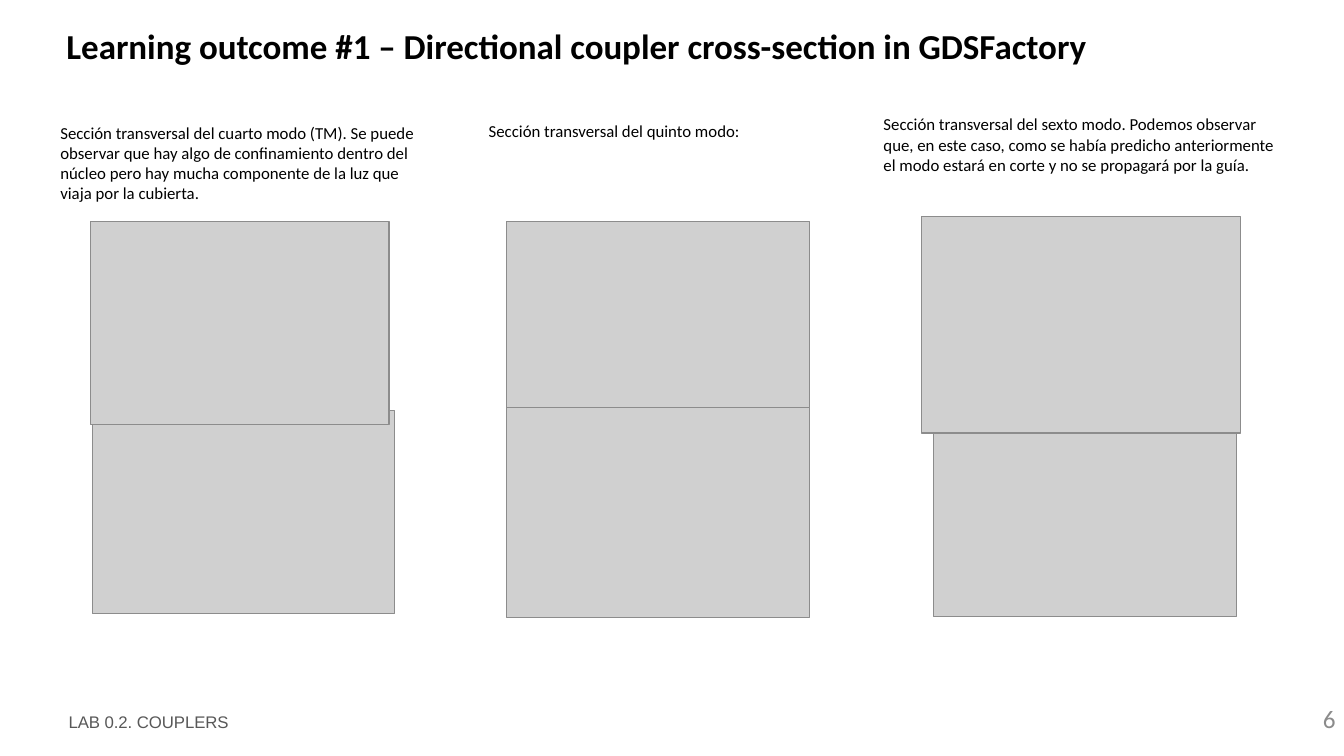
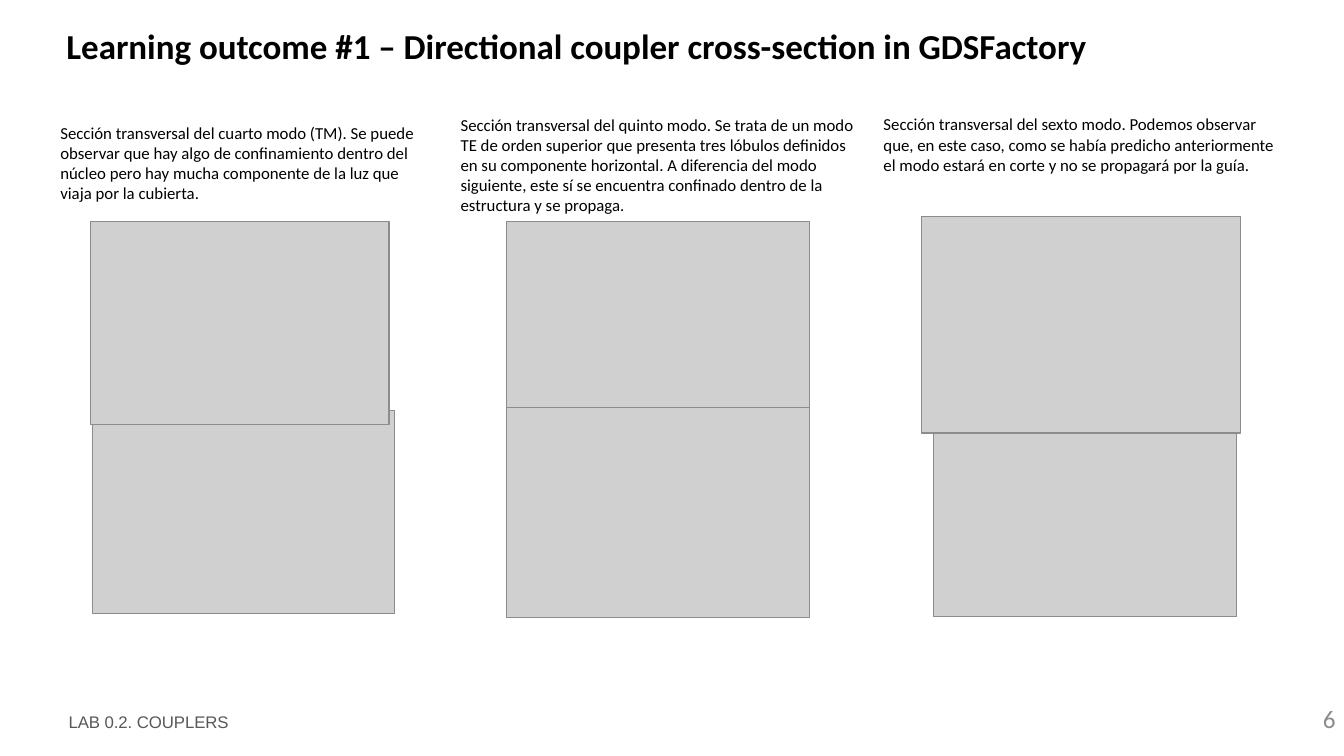
Before and after one commit to snacmuo/pic-upv-lab0, a slide deck: slide 6 of LabBook_020.pptx. Drawn at 1344x756 pixels with LibreOffice and Linux fonts; fonts in the diff are those of the drawing; grey boxes stand for pictures; background and template pictures are left out. Boxes give left, top, right and bottom in pixels: in the first picture for what was removed or moved away, otherwise in the second. Text is boxed around its words. In the diff, an @@ line names an element or a change of style, - is before the commit and + after.

```diff
--- a/LabBook_020.pptx
+++ b/LabBook_020.pptx
@@ text at [461, 119, 853, 214]: text changed @@
-Sección transversal del quinto modo:
+Sección transversal del quinto modo. Se trata de un modo TE de orden superior que presenta tres lóbulos definidos en su componente horizontal. A diferencia del modo siguiente, este sí se encuentra confinado dentro de la estructura y se propaga.
```
Also in this commit, not shown: 1 other slide changed, 1 slide removed, 1 other file.
